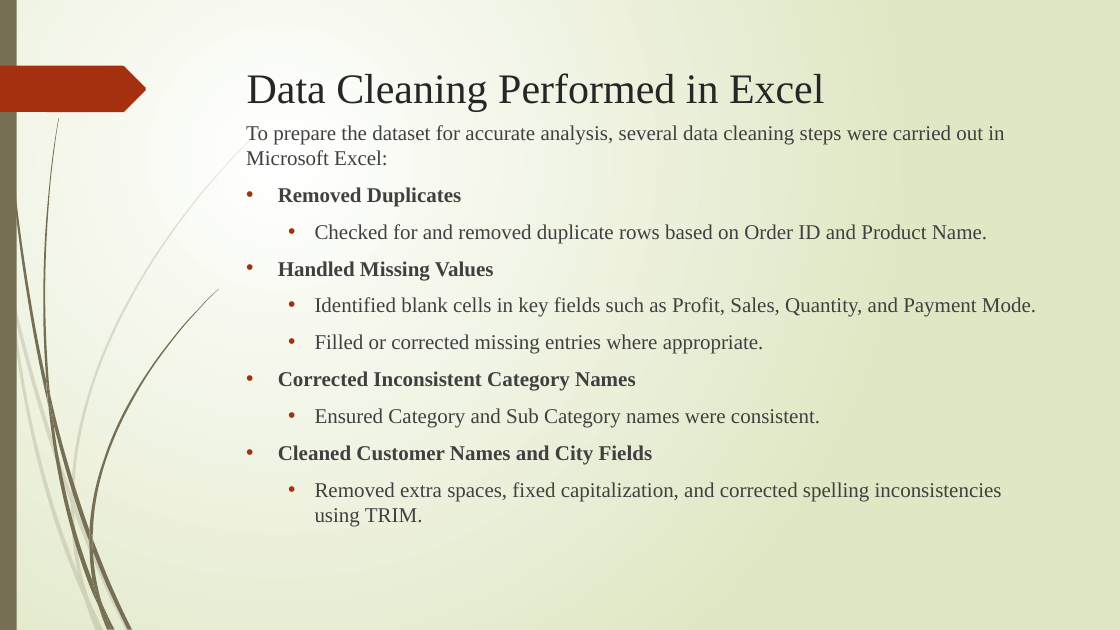
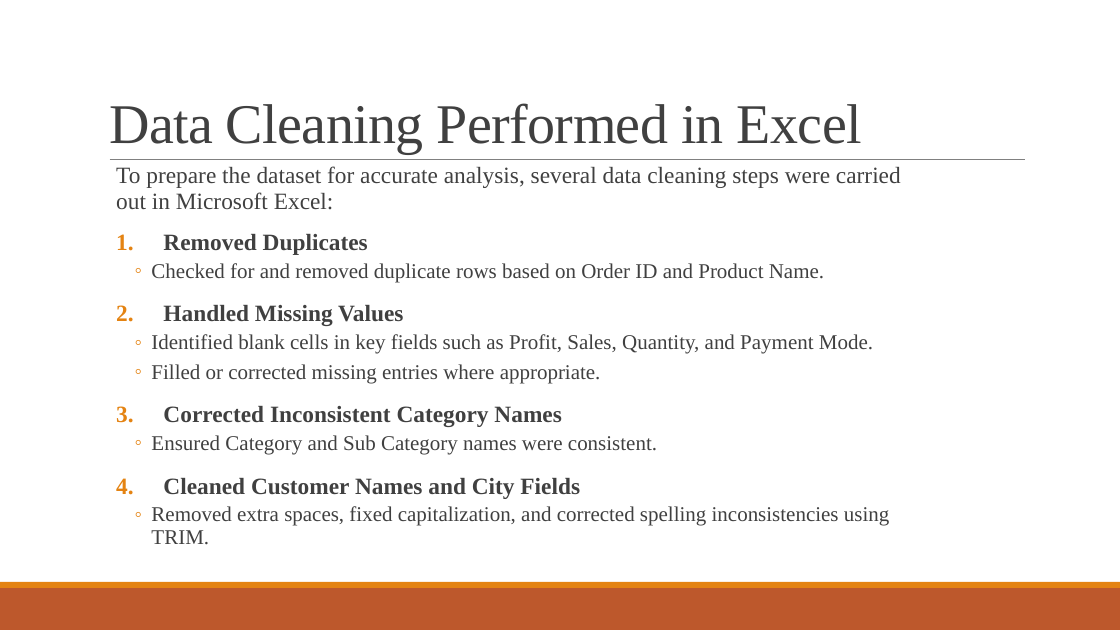
Before and after one commit to raphaelayerteyfloku1-bot/retail-sales-data-analysis, a slide deck: slide 5 of presentation.pptx (slide 4 before the commit). Drawn at 1120x630 pixels with LibreOffice and Linux fonts; fonts in the diff are those of the drawing. Boxes give left, top, right and bottom in pixels: in the first picture for what was removed or moved away, otherwise in the second. Text is boxed around its words. In the diff, an @@ line names an element or a change of style, - is before the commit and + after.

```diff
--- a/presentation.pptx
+++ b/presentation.pptx
@@ background gradient #FFFFFF to #DFE8C4 to #FFFFFF @@
@@ rectangle removed at <box>0,0,17,630</box> @@
@@ title "Data Cleaning Performed in Excel": place and size @@
-title "Data Cleaning Performed in Excel" at <box>247,73,824,111</box>
+title "Data Cleaning Performed in Excel" at <box>109,103,862,154</box>
@@ title "Data Cleaning Performed in Excel" at <box>109,103,862,154</box>: size 36 to 48 pt, text colour #262626 to #404040, letter spacing 0 to -0.5 pt; line spacing 1 to 0.85; vertical alignment top to bottom @@
@@ freeform shape removed at <box>0,66,146,112</box> @@
@@ line added from (110, 160) to (1026, 160), #808080 0.5 pt @@
@@ text "To prepare the dataset for ...": place and size @@
-text "To prepare the dataset for ..." at <box>246,125,1036,527</box>
+text "To prepare the dataset for ..." at <box>116,166,901,545</box>
@@ text "To prepare the dataset for ..." at <box>116,166,901,545</box>: size 18 to 20 pt in "To prepare the dataset for accurate analysis, ...", "Removed Duplicates", "Handled Missing Values", "Corrected Inconsistent Category Names" and 1 more places; line spacing 1 to 0.9; more space between paragraphs; bullet • to 1.; bullet colour #A53010 to #E48312; bullet • to ◦; less space between paragraphs @@
@@ rectangle added at <box>0,588,1120,630</box>, fill #BD582C @@
@@ rectangle added at <box>0,582,1120,588</box>, fill #E48312 @@
@@ group removed at <box>0,129,262,630</box>: 10 freeform shapes @@
@@ group removed at <box>3,0,218,630</box>: 12 freeform shapes @@
```
Also in this commit, not shown: 20 other slides changed, 6 slides added, 2 slides removed.
